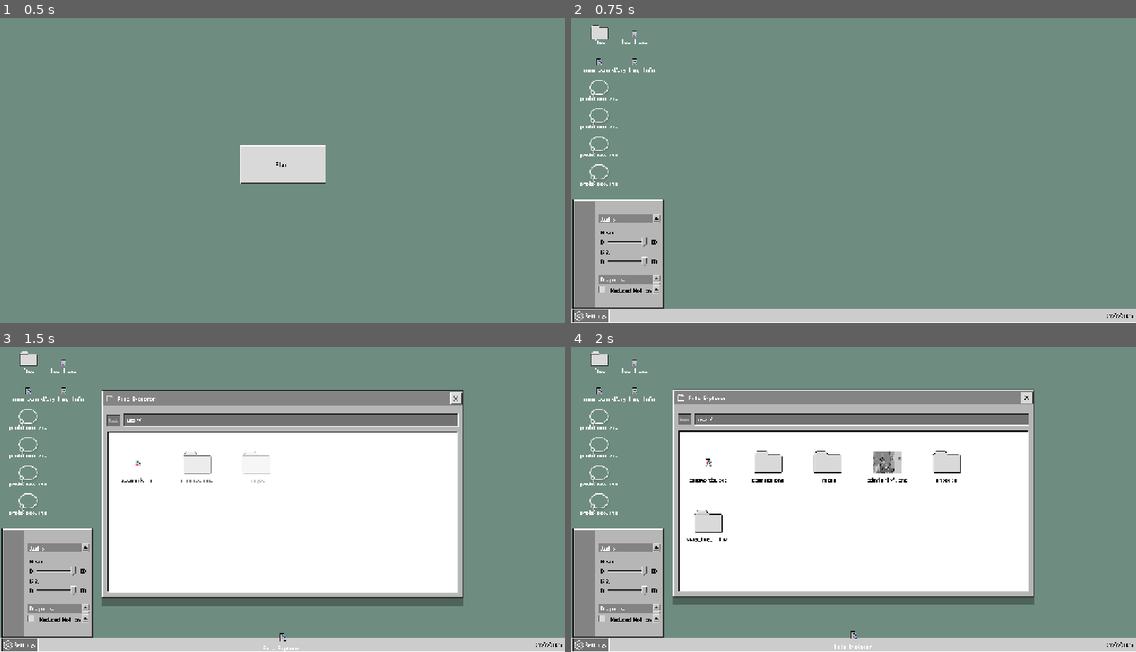
Above: before the commit, frames 1-4 (two rows, left to right).
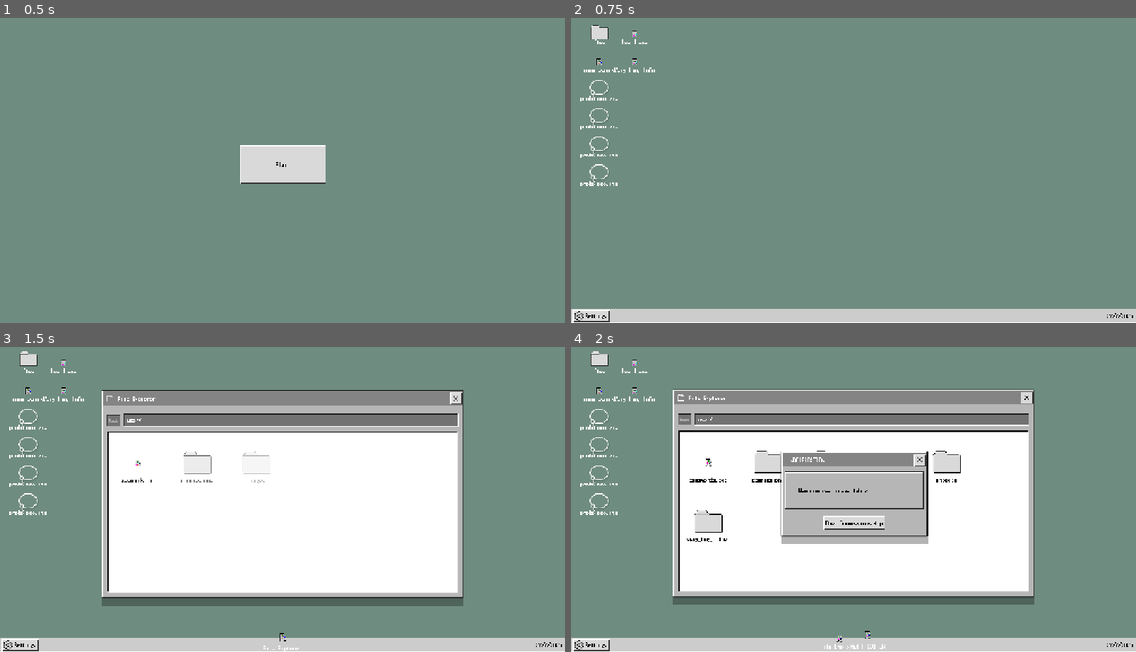
Above: after the commit, the same moments.

Repository: MunnChai/GMTKGameJam2025
Game: Godot game, scene res://game.tscn
Two runs of this game, one before a commit and one after it. Both use one fixed random seed, a clock stepped at 60 frames per second and the inputs below.
Inputs (mouse positions are in pixels of both pictures, inside the frame that each line leads up to):
- Up to frame 1 (0.5 s): no input
- Up to frame 2 (0.75 s): click "Start" at 0.5 s
- Up to frame 3 (1.5 s): click (28, 362) at 1.27 s
- Up to frame 4 (2 s): no input

Frame 1 is identical in both runs. In frame 2, 4.3% of the frame differs, in the area x 0-17%, y 59-100%; in frame 3, 4.3%; in frame 4, 12%, in the area x 0-64%, y 34-100%.

Commit message:
Added notification system

Diff:
--- a/game/gmtkgamejam2025/apps/commissions_app/commissions_app.gd
+++ b/game/gmtkgamejam2025/apps/commissions_app/commissions_app.gd
@@ -2,6 +2,9 @@
 extends Control
 
 const DOWNLOAD_FILE = preload("res://apps/commissions_app/download_file_scene/download_file.tscn")
+
+@onready var commissions_button: Button = %CommissionsButton
+@onready var review_button: Button = %ReviewButton
 
 @onready var id: RichTextLabel = %Id
 @onready var title: RichTextLabel = %Title
--- a/game/gmtkgamejam2025/apps/commissions_app/commissions_app.tscn
+++ b/game/gmtkgamejam2025/apps/commissions_app/commissions_app.tscn
@@ -78,10 +78,11 @@
 layout_mode = 2
 theme_override_constants/separation = 4
 script = ExtResource("5_uo6yc")
-tab_buttons = [NodePath("Button"), NodePath("Button2")]
+tab_buttons = [NodePath("CommissionsButton"), NodePath("ReviewButton")]
 tab_panels = [NodePath("../PanelContainer/MarginContainer/PanelContainer/Commissions"), NodePath("../PanelContainer/MarginContainer/PanelContainer/Feedbacks")]
 
-[node name="Button" type="Button" parent="PanelContainer/MarginContainer/VBoxContainer/TabContainer"]
+[node name="CommissionsButton" type="Button" parent="PanelContainer/MarginContainer/VBoxContainer/TabContainer"]
+unique_name_in_owner = true
 layout_mode = 2
 theme = ExtResource("6_mv6ju")
 theme_override_styles/hover = SubResource("StyleBoxTexture_opfwy")
@@ -91,7 +92,8 @@
 button_pressed = true
 text = "Commissions"
 
-[node name="Button2" type="Button" parent="PanelContainer/MarginContainer/VBoxContainer/TabContainer"]
+[node name="ReviewButton" type="Button" parent="PanelContainer/MarginContainer/VBoxContainer/TabContainer"]
+unique_name_in_owner = true
 layout_mode = 2
 theme = ExtResource("6_mv6ju")
 theme_override_styles/pressed = SubResource("StyleBoxTexture_p6d6e")
--- a/game/gmtkgamejam2025/apps/commissions_app/commissions_window/commissions_window.gd
+++ b/game/gmtkgamejam2025/apps/commissions_app/commissions_window/commissions_window.gd
@@ -5,9 +5,15 @@
 ## COMMISSIONS WINDOW
 ## ---
 
+@onready var commissions_app: CommissionApp = $JuicePivot/MainPanel/VerticalSplit/WindowContent/CommissionsApp
+
 func _ready() -> void:
 	super._ready()
 
 ## @OVERRIDE
 func boot(args: Dictionary = {}) -> void:
 	%WindowBar.set_window_title("Commissions!")
+
+	if args.has("open_reviews"):
+		if args.get("open_reviews"):
+			commissions_app.review_button.button_pressed = true
--- a/game/gmtkgamejam2025/desktop/desktop.gd
+++ b/game/gmtkgamejam2025/desktop/desktop.gd
@@ -30,6 +30,22 @@
 func _ready() -> void:
 	instance = self
 	GameStateManager.day_changed.connect(_on_day_changed)
+
+	await get_tree().create_timer(1).timeout
+
+	show_day_1_notification()
+
+func show_day_1_notification() -> void:
+	var args := {
+		"title": "NOTIFICATION",
+		"text": "New commission available!",
+		"confirm_label": "Open Commissions App",
+	}
+
+	var window: InfoPopup = Desktop.instance.execute(&"info", args)
+	window.confirmed.connect(func():
+		Desktop.instance.execute(&"commissions")
+		)
 
 ## When we press left mouse button, bring the hovered window to front
 func _input(event: InputEvent) -> void:
@@ -179,7 +195,7 @@
 	for w in windows.duplicate():
 		close_window(w)
 
-	day_label.text = "Day " + str(GameStateManager.day) + "/4"
+	day_label.text = "Day " + str(GameStateManager.day) + " / 5"
 	day_label.move_to_front()
 	day_label.visible = true
 	day_label.modulate.a = 0.0
@@ -202,4 +218,15 @@
 func _on_fade_in_complete() -> void:
 	fade_rect.visible = false
 
+	var args := {
+		"title": "NOTIFICATION",
+		"text": "Feedback received on commission!",
+		"confirm_label": "See Review",
+	}
+
+	var window: InfoPopup = Desktop.instance.execute(&"info", args)
+	window.confirmed.connect(func():
+		Desktop.instance.execute(&"commissions", {"open_reviews": true})
+		)
+
 #endregion
--- a/game/gmtkgamejam2025/desktop/desktop.tscn
+++ b/game/gmtkgamejam2025/desktop/desktop.tscn
@@ -68,6 +68,7 @@
 offset_bottom = 54.0
 grow_horizontal = 2
 grow_vertical = 2
+mouse_filter = 1
 theme = ExtResource("10_1m8fn")
 theme_override_colors/default_color = Color(1, 1, 1, 1)
 theme_override_font_sizes/normal_font_size = 50
--- a/game/gmtkgamejam2025/desktop/task_bar/settings/settings_button.gd
+++ b/game/gmtkgamejam2025/desktop/task_bar/settings/settings_button.gd
@@ -5,7 +5,7 @@
 #@onready var settings_button_text: RichTextLabel = %SettingsButtonText
 #@onready var settings_icon: TextureRect = %SettingsIcon
 
-var is_open := true
+var is_open := false
 
 func _ready() -> void:
 	pressed.connect(_on_pressed)
--- a/game/gmtkgamejam2025/desktop/task_bar/settings_pivot.gd
+++ b/game/gmtkgamejam2025/desktop/task_bar/settings_pivot.gd
@@ -3,6 +3,7 @@
 @onready var pos := position
 
 func open() -> void:
+	visible = true
 	if GameSettings.get_setting("reduced_motion", false, "graphics"):
 		position = pos
 		return
--- a/game/gmtkgamejam2025/desktop/task_bar/task_bar.tscn
+++ b/game/gmtkgamejam2025/desktop/task_bar/task_bar.tscn
@@ -69,6 +69,7 @@
 
 [node name="SettingsPivot" type="Control" parent="."]
 unique_name_in_owner = true
+visible = false
 anchors_preset = 0
 offset_left = -637.0
 offset_top = -32.0
@@ -341,7 +342,6 @@
 theme_override_constants/h_separation = 3
 theme_override_font_sizes/font_size = 12
 toggle_mode = true
-button_pressed = true
 text = "Settings"
 icon = ExtResource("15_s3o61")
 text_overrun_behavior = 3
